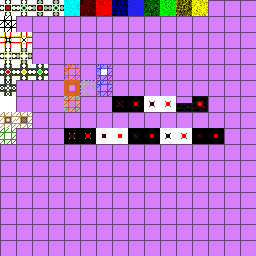
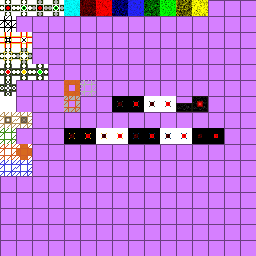
Revision of a layered (256, 256) image; what changed, layer by layer:
added layer "9*16+1 extraction side" above "9*16+0 extraction" over [16, 144, 32, 160]
added layer "9*16+0 extraction" above "10*16+0 bounce" over [0, 144, 16, 160]
added layer "10*16+0 bounce" above "10*16+1 bounce closed" over [0, 160, 16, 176]
added layer "10*16+1 bounce closed" above "ebcp_terrain" over [16, 160, 32, 176]
painted on "ebcp_terrain" over [64, 64, 112, 96]
painted on "Ebene 6" over [0, 144, 32, 176]
